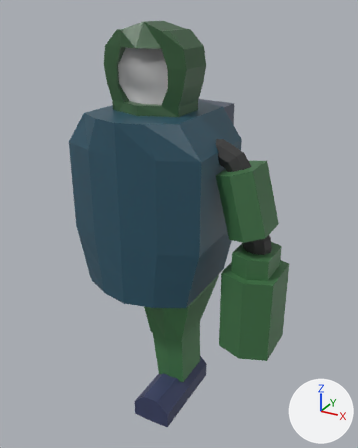
The Blender file assets/blend/player.blend, before and after one commit.
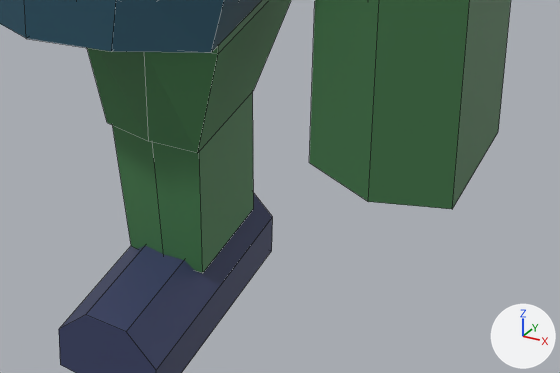
Each version is shown whole from a 50 mm camera at (5.59, -9.11, 4.02) aimed at (0.45, 0.22, -0.65), then close up on the part from 32% to 85% of the width and 65% to 93% of the height. Arrows for +X, +Y and +Z are at lower right; the lights stay in place. The close-ups show mesh edges as thin lines.

Names of what the first close-up shows: 'foot.L', 'glove_arm.L', 'lower_leg.L', 'torso', 'upper_leg.L'.
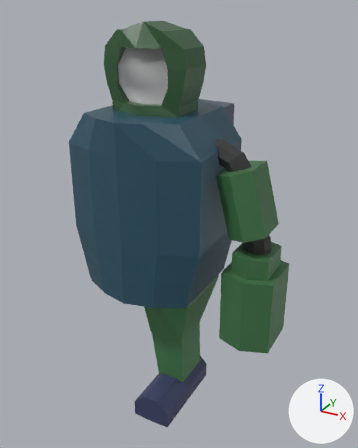
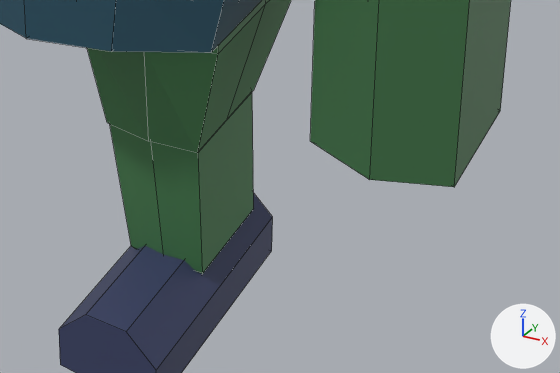
Commit message: Tweaking player arms and legs to make them more bendable

Where the newer file only moved an object's origin or applied its transform, the numbers keep the older frame.

Location of each change, [x1, y1, x2, y2] in pixels of the close-ups (560 x 373 px):
'glove_arm.L', reshaped: before [309, 0, 511, 209]; after [310, 0, 511, 187]
'lower_leg.L', reshaped, moved: before [112, 91, 254, 273]; after [110, 92, 254, 274]

The change, as a diff of the scene's bpy script:
```diff
--- a/assets/blend/player.blend.py
+++ b/assets/blend/player.blend.py
@@ me_lower_leg_l @@
 # used by ob_lower_leg_l; location = (0.6, 0.0, -3.8)
-me_lower_leg_l.from_pydata(...)  # 12 vertices, 10 faces; spans x -0.41..0.41, y -0.72..0.52, z -0.8..0.8
+me_lower_leg_l.from_pydata(...)  # 24 vertices, 22 faces; spans x -0.41..0.41, y -0.52..0.72, z -1.62..0.31
+# me_lower_leg_l part 1: the whole mesh is rebuilt
 me_lower_leg_l.materials.append(mat_leg_armor)
@@ me_glove_arm_l @@
 # used by ob_glove_arm_l; location = (2.48, 0.0, -1.87); rotation_euler = (0.0, -0.00643, 0.0), in degrees (0, -0.4, 0)
-me_glove_arm_l.from_pydata(...)  # 12 vertices, 10 faces; spans x -0.58..0.58, y -0.75..0.75, z -1.2..0.7
+me_glove_arm_l.from_pydata(...)  # 18 vertices, 16 faces; spans x -0.58..0.58, y -0.75..0.75, z -1.2..0.7
+# me_glove_arm_l part 2
+# 2 faces are deleted
+# 6 vertices in x -0.58..0.57, y -0.75..0.75, z -1.2 move by (0.0, 0.0, 0.2)
+# 6 vertices are added at (-0.29, -0.27, -1.2), (-0.29, 0.27, -1.2), (0.29, -0.27, -1.2), (0.29, 0.27, -1.2), (0.0, 0.38, -1.2), (0.0, -0.38, -1.2)
+# 8 new faces join them
 me_glove_arm_l.materials.append(mat_arm_armor)
@@ ob_lower_leg_l @@
 ob_lower_leg_l = bpy.data.objects.new('lower_leg.L', me_lower_leg_l)
-ob_lower_leg_l.location = (0.6, 0.0, -3.8)
+ob_lower_leg_l.location = (0.6, -0.2, -3.2)
```
